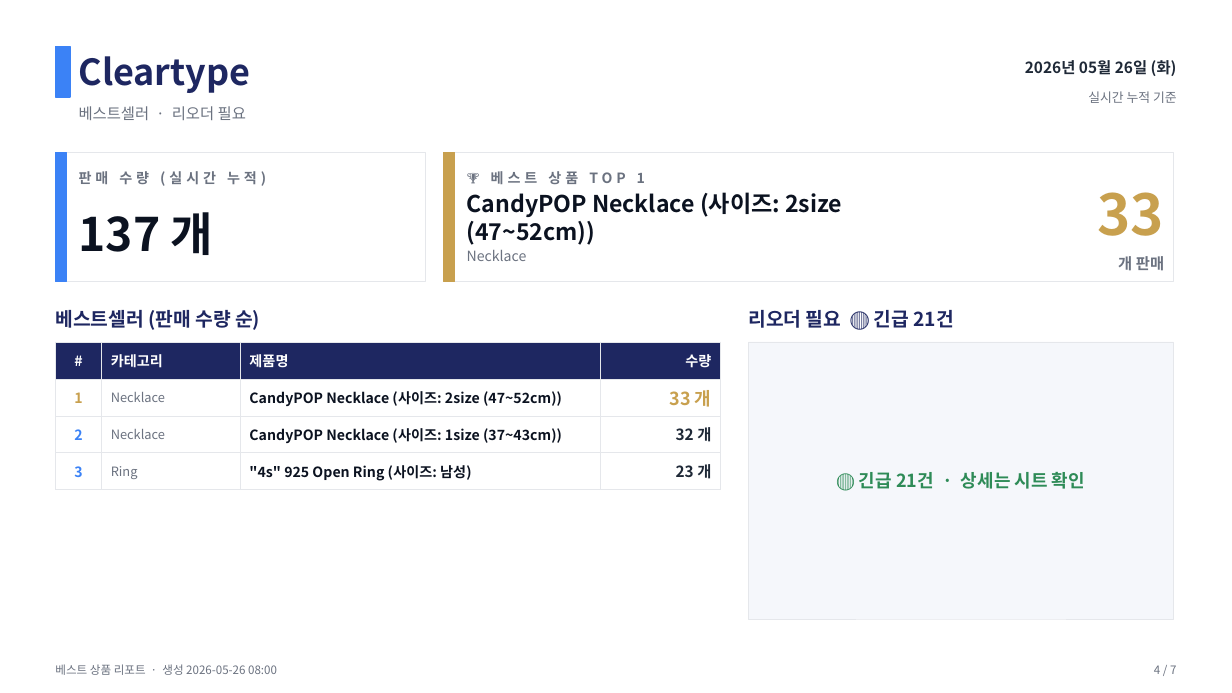
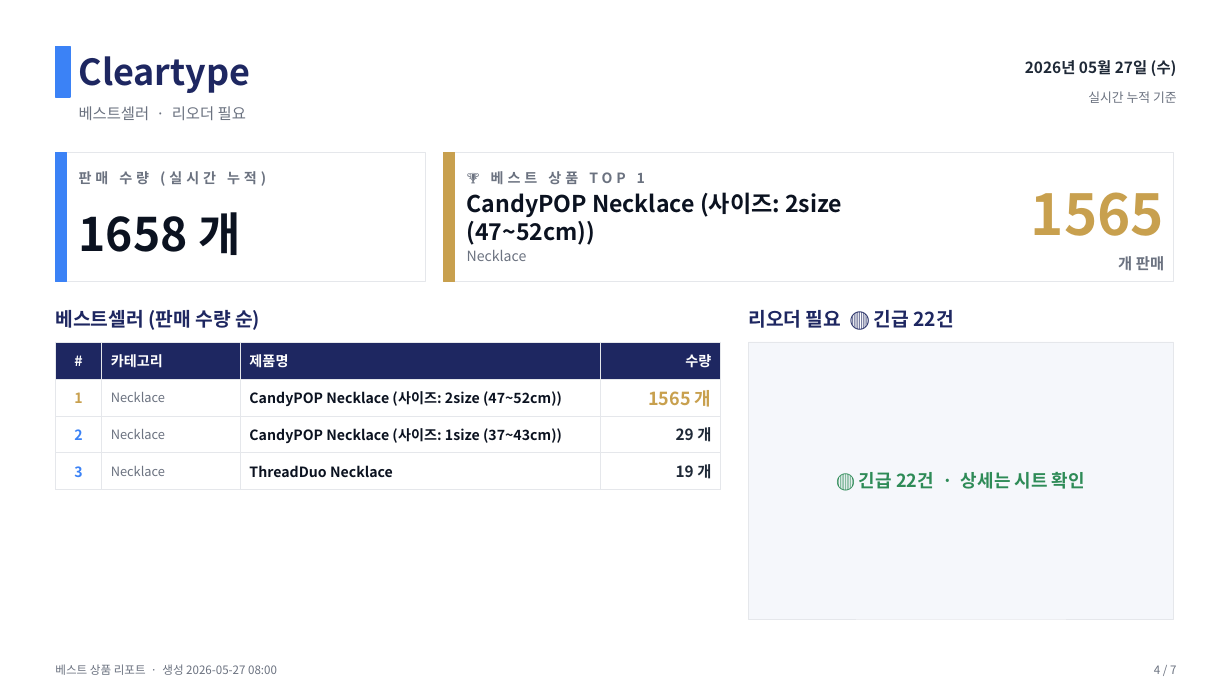
Before and after one commit to j65209/Brightbeed, a slide deck: slide 4 of data/sales-report.pptx. Drawn at 1232x693 pixels with LibreOffice and Linux fonts; fonts in the diff are those of the drawing. Boxes give left, top, right and bottom in pixels: in the first picture for what was removed or moved away, otherwise in the second. Text is boxed around its words. In the diff, an @@ line names an element or a change of style, - is before the commit and + after.

```diff
--- a/data/sales-report.pptx
+++ b/data/sales-report.pptx
@@ text at (1025,60,1177,76): text changed @@
-2026년 05월 26일 (화)
+2026년 05월 27일 (수)
@@ text at (1031,192,1164,236): text changed @@
-33
+1565
@@ text at (79,212,241,255): text changed @@
-137 개
+1658 개
@@ text at (748,310,953,328): text changed @@
-리오더 필요 🔴 긴급 21건
+리오더 필요 🔴 긴급 22건
@@ table at (55,342,721,483) @@
-row 2, column 4: 33 개
+row 2, column 4: 1565 개
-row 3, column 4: 32 개
+row 3, column 4: 29 개
-row 4: 3 | Ring | "4s" 925 Open Ring (사이즈: 남성) | 23 개
+row 4: 3 | Necklace | ThreadDuo Necklace | 19 개
@@ text at (859,472,1085,489): text changed @@
-🔴 긴급 21건 · 상세는 시트 확인
+🔴 긴급 22건 · 상세는 시트 확인
@@ text at (55,664,277,675): text changed @@
-베스트 상품 리포트 · 생성 2026-05-26 08:00
+베스트 상품 리포트 · 생성 2026-05-27 08:00
```
Also in this commit, not shown: 6 other slides changed.
